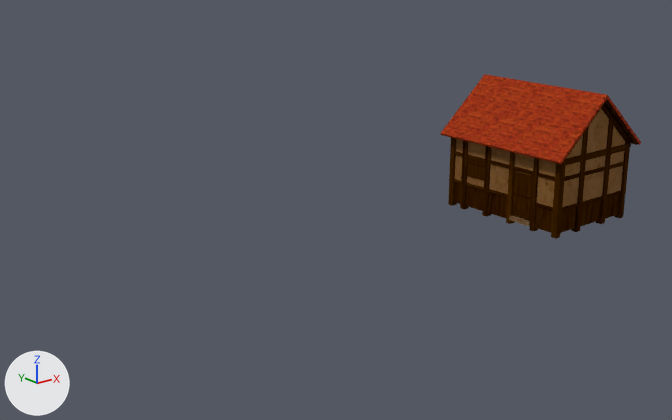
The Blender file village/village.blend, before and after one commit.
The view is the same before and after, from a camera (50 mm lens) standing at (-3.06, -5.74, 2.57) and looking at (1.54, 0.02, 0.27). Arrows for +X, +Y and +Z are at lower left; the lights stay in place.

Names of what the first picture shows: 'door3.001', 'house3-wall', 'pillar3.001', 'roof3'.
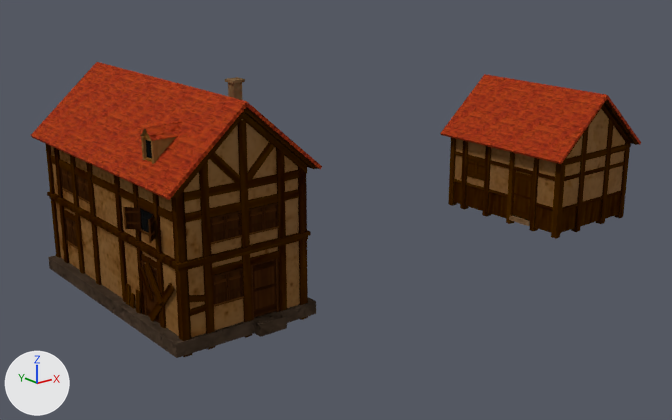
Commit message: 扉に中央板

Where the change shows, as pixel boxes (x1, y1, x2, y2) in the pictures (672 x 420 px):
'pillar1', shown
    after: (46, 113, 311, 357)
'roof1', shown
    after: (31, 62, 322, 200)
'house1-wall', shown
    after: (51, 119, 300, 338)
'house1-base', shown
    after: (48, 255, 316, 358)
'door1.001', shown
    after: (250, 258, 280, 320)
'dormer1', shown
    after: (140, 122, 182, 164)
'window1.005', shown
    after: (212, 267, 244, 307)
'window1.002', shown
    after: (210, 210, 242, 244)
'window1.003', shown
    after: (249, 202, 279, 235)
'window1.001', shown
    after: (123, 205, 155, 243)
'door1.002', shown
    after: (141, 260, 161, 325)
'chimney1', shown
    after: (225, 77, 245, 100)
'window1.007', shown
    after: (64, 216, 78, 249)
'window1.004', shown
    after: (76, 175, 90, 204)
'window1.006', shown
    after: (60, 167, 73, 195)

Diff of the bpy script that builds the scene:
```diff
--- a/village/village.blend.py
+++ b/village/village.blend.py
@@ ob_house1_base @@
 ob_house1_base.location = (0.0, 0.0, 0.0)
-ob_house1_base.hide_set(True)  # its collection is switched off
@@ ob_door1_001 @@
 _m = ob_door1_001.modifiers.new('Mirror', 'MIRROR')
-ob_door1_001.hide_set(True)  # its collection is switched off
@@ ob_window1_002 @@
 _m = ob_window1_002.modifiers.new('Mirror', 'MIRROR')
 _m.use_mirror_merge = False
-ob_window1_002.hide_set(True)  # its collection is switched off
@@ ob_window1_003 @@
 _m = ob_window1_003.modifiers.new('Mirror', 'MIRROR')
 _m.use_mirror_merge = False
-ob_window1_003.hide_set(True)  # its collection is switched off
@@ ob_window1_005 @@
 _m = ob_window1_005.modifiers.new('Mirror', 'MIRROR')
 _m.use_mirror_merge = False
-ob_window1_005.hide_set(True)  # its collection is switched off
@@ ob_window1_001 @@
 _m = ob_window1_001.modifiers.new('Mirror', 'MIRROR')
 _m.use_mirror_merge = False
-ob_window1_001.hide_set(True)  # its collection is switched off
@@ ob_dormer1 @@
 ob_dormer1.rotation_euler = (0.0, 0.0, -1.571)  # degrees (0, 0, -90)
-ob_dormer1.hide_set(True)  # its collection is switched off
@@ ob_chimney1 @@
 ob_chimney1.location = (0.0, 0.0, 0.0)
-ob_chimney1.hide_set(True)  # its collection is switched off
@@ ob_roof1 @@
 ob_roof1.location = (0.0, 0.0, 0.0)
-ob_roof1.hide_set(True)  # its collection is switched off
@@ ob_pillar1 @@
 ob_pillar1.location = (0.0, 0.0, 0.0)
-ob_pillar1.hide_set(True)  # its collection is switched off
@@ ob_house1_wall @@
 ob_house1_wall.location = (0.0, 0.0, 0.0)
-ob_house1_wall.hide_set(True)  # its collection is switched off
@@ ob_window1_004 @@
 _m = ob_window1_004.modifiers.new('Mirror', 'MIRROR')
 _m.use_mirror_merge = False
-ob_window1_004.hide_set(True)  # its collection is switched off
@@ ob_window1_006 @@
 _m = ob_window1_006.modifiers.new('Mirror', 'MIRROR')
 _m.use_mirror_merge = False
-ob_window1_006.hide_set(True)  # its collection is switched off
@@ ob_window1_007 @@
 _m = ob_window1_007.modifiers.new('Mirror', 'MIRROR')
 _m.use_mirror_merge = False
-ob_window1_007.hide_set(True)  # its collection is switched off
@@ ob_door1_002 @@
 _m = ob_door1_002.modifiers.new('Mirror', 'MIRROR')
-ob_door1_002.hide_set(True)  # its collection is switched off
```
